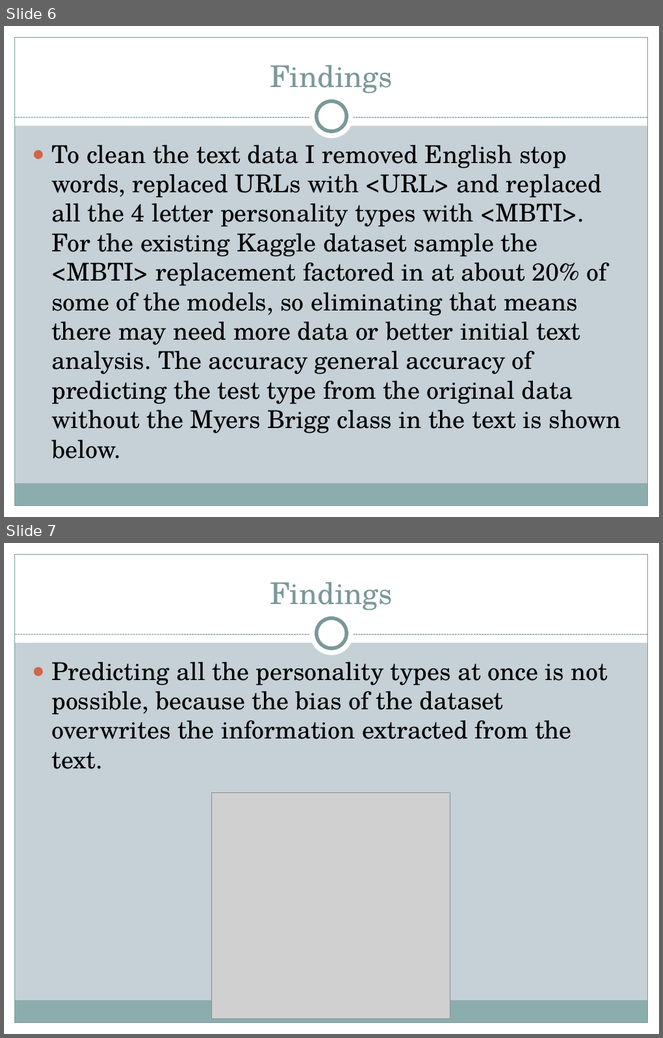
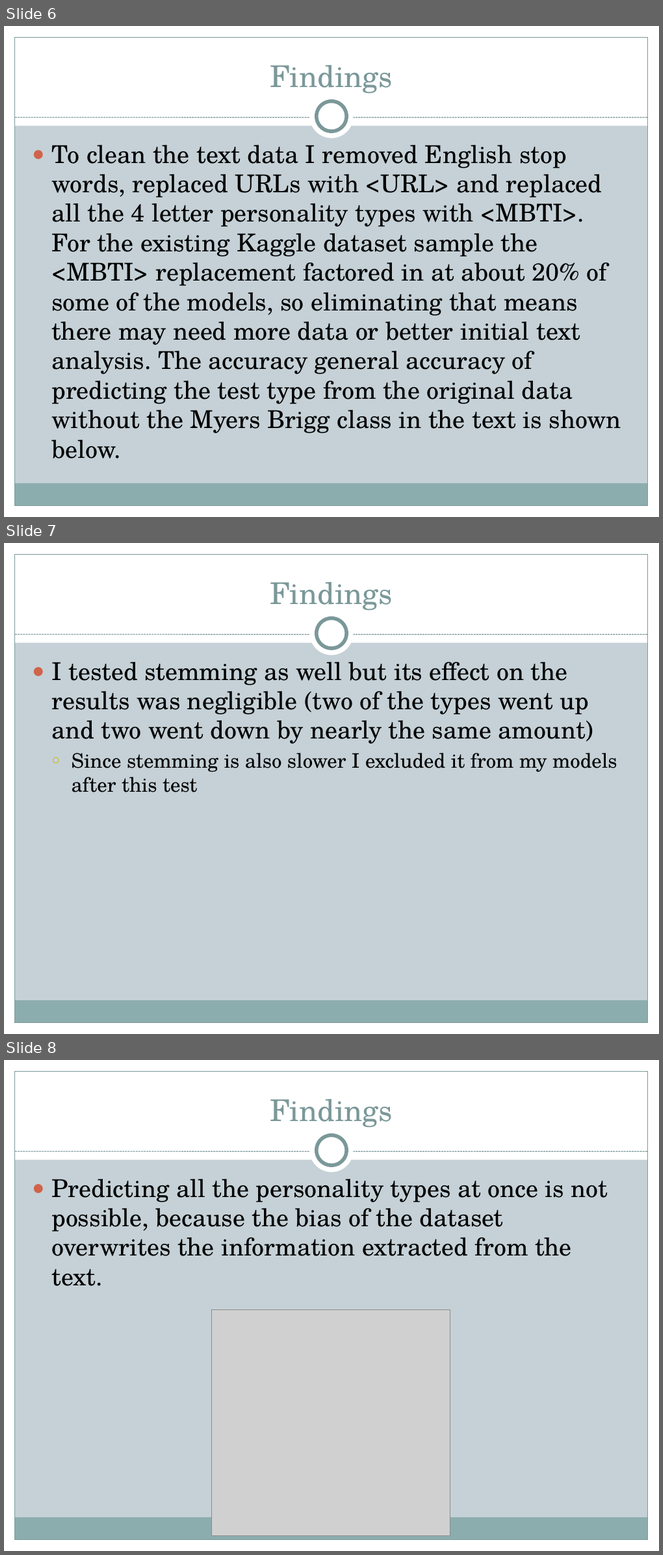
Before and after one commit to ParkerWilliamson/TextMash, a slide deck: SlideDeck.pptx. Shown one above the other, each under a label of ours: slides 6 and 7 before the commit, slides 6, 7 and 8 after it. The pictures are 663x1038 and 663x1555 pixels, drawn with LibreOffice and Linux fonts; fonts in the diff are those of the drawing; grey boxes stand for pictures. Boxes give left, top, right and bottom in pixels: in the first picture for what was removed or moved away, otherwise in the second. Text is boxed around its words. In the diff, an @@ line names an element or a change of style, - is before the commit and + after.

```diff
--- a/SlideDeck.pptx
+++ b/SlideDeck.pptx
@@ slide 7 added at (x1=4, y1=543, x2=659, y2=1034), background #C5D1D7; not listed: 9 template elements that a slide beside it also shows @@
@@ title added at (x1=270, y1=582, x2=393, y2=611), 33 pt, text #7C999A @@
+Findings
@@ text added at (x1=51, y1=662, x2=618, y2=793), 27 pt, text #000000 @@
+● I tested stemming as well but its effect on the results was negligible (two of the types went up and two went down by nearly the same amount)
+  ○ Since stemming is also slower I excluded it from my models after this test
@@ what was slide 7 is now slide 8 @@
```
Also in this commit, not shown: 1 slide changed, 1 other slide added, 6 other files.
